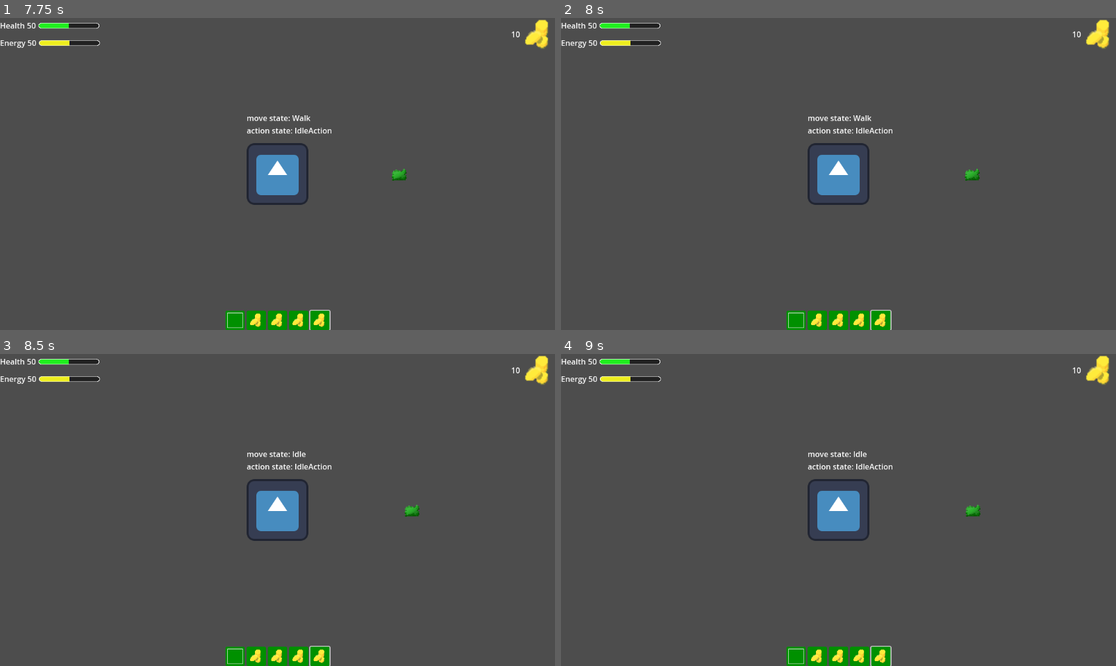
Above: before the commit, frames 1-4 (two rows, left to right).
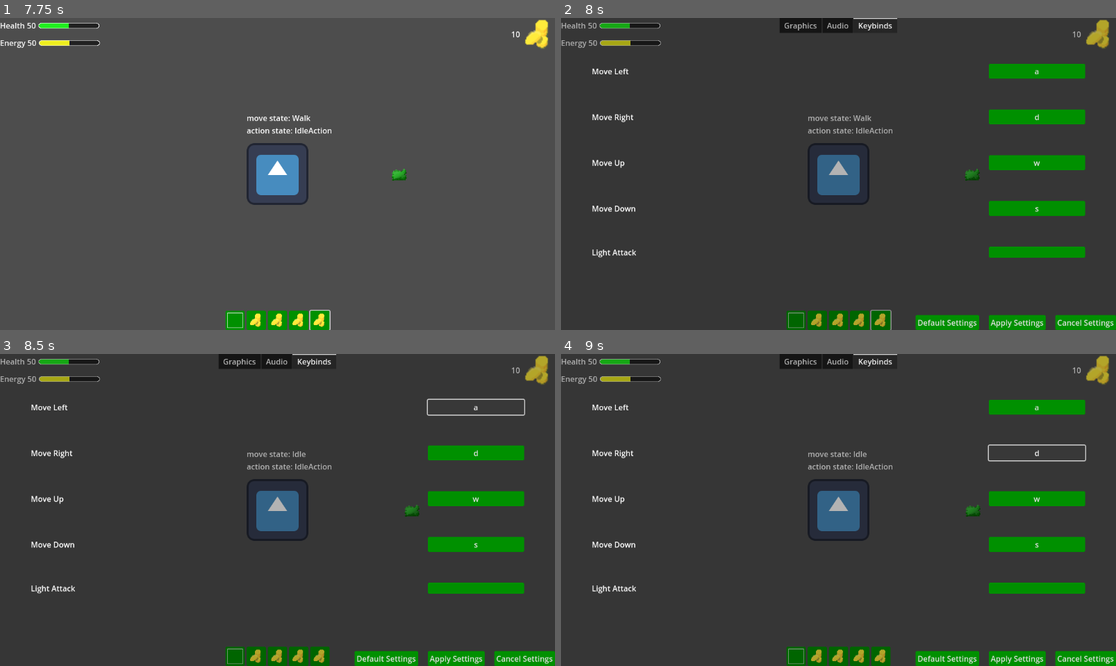
Above: after the commit, the same moments.

Repository: Cole-Miller-IT/template-game-for-future-projects
Game: Godot game, scene res://Scenes/Levels/World/world.tscn
Two runs of this game, one before a commit and one after it. Both use one fixed random seed, a clock stepped at 60 frames per second and the inputs below. This scene is started directly instead of the project's main scene. The engine's default icon, where the game draws it, is replaced by a stand-in: a white triangle on a blue panel in a dark square.
Inputs (mouse positions are in pixels of both pictures, inside the frame that each line leads up to):
- Up to frame 1 (7.75 s): click (233, 320) at 0.5 s; click (255, 320) at 1.25 s; click (277, 320) at 2 s; click (299, 320) at 2.75 s; click (321, 320) at 3.5 s; tap Enter at 4.25 s; move the mouse to (399, 158) at 4.27 s; hold D (right) 4.28-5.03 s; click (399, 158) at 4.35 s; move the mouse to (166, 189) at 5.02 s; hold S (down) 5.03-5.78 s; click (166, 189) at 5.1 s; move the mouse to (333, 105) at 5.77 s; hold D (right) 5.78-6.53 s; click (333, 105) at 5.85 s; move the mouse to (249, 236) at 6.52 s; hold W (up) 6.53-7.28 s; click (249, 236) at 6.6 s; move the mouse to (444, 220) at 7.27 s; hold A (left) from 7.28 s (still down); click (444, 220) at 7.35 s
- Up to frame 2 (8 s): keep holding A (left); tap Escape (settingsMenu, bound only after the commit) at 7.9 s
- Up to frame 3 (8.5 s): release A (left) at 8 s; click (477, 407) at 8 s, where only the run after the commit has a clickable "a"
- Up to frame 4 (9 s): click (1038, 453) at 8.75 s, where only the run after the commit has a clickable "d"

Frame 1 is identical in both runs. In frame 2, 10% of the frame differs, in the area x 0-100%, y 0-100%; in frame 3, 9.6%; in frame 4, 9.6%.

Commit message:
Added settings menu overlay to the main world

Diff:
--- a/Scenes/Levels/Settings/settings_menu.tscn
+++ b/Scenes/Levels/Settings/settings_menu.tscn
@@ -4,6 +4,11 @@
 
 [node name="SettingsMenu" type="CanvasLayer"]
 script = ExtResource("1_cqthj")
+
+[node name="OverlayDarken" type="ColorRect" parent="."]
+offset_right = 1152.0
+offset_bottom = 648.0
+color = Color(0, 0, 0, 0.298039)
 
 [node name="MarginContainer" type="MarginContainer" parent="."]
 offset_right = 1152.0
--- /dev/null
+++ b/Scenes/Levels/World/world.gd
@@ -0,0 +1,20 @@
+extends Node
+
+
+# Called when the node enters the scene tree for the first time.
+func _ready():
+	pass # Replace with function body.
+
+
+# Called every frame. 'delta' is the elapsed time since the previous frame.
+func _process(delta):
+	if Input.is_action_just_pressed("settingsMenu"):
+		if $SettingsMenu.visible == false:
+			#print("bring up settings menu")
+			#get_tree().paused = true
+			$SettingsMenu.visible = true
+
+		else:
+			#print("bring down settings menu")
+			#get_tree().paused = true
+			$SettingsMenu.visible = false
--- a/Scenes/Levels/World/world.tscn
+++ b/Scenes/Levels/World/world.tscn
@@ -1,10 +1,13 @@
-[gd_scene load_steps=4 format=3 uid="uid://khxgk4bj1cll"]
+[gd_scene load_steps=6 format=3 uid="uid://khxgk4bj1cll"]
 
 [ext_resource type="PackedScene" uid="uid://duer6vi3o38eh" path="res://Scenes/Player/player.tscn" id="1_dxqne"]
+[ext_resource type="Script" path="res://Scenes/Levels/World/world.gd" id="1_gljmv"]
 [ext_resource type="PackedScene" uid="uid://dwjprrq0b0rsb" path="res://Scenes/Enemies/enemy_base.tscn" id="2_fcku3"]
 [ext_resource type="PackedScene" uid="uid://dpuyqxjrgojdi" path="res://Scenes/UI/HUD/hud.tscn" id="3_yx6bm"]
+[ext_resource type="PackedScene" uid="uid://b4bgplbbny2rt" path="res://Scenes/Levels/Settings/settings_menu.tscn" id="5_busjj"]
 
 [node name="World" type="Node"]
+script = ExtResource("1_gljmv")
 
 [node name="Player" parent="." instance=ExtResource("1_dxqne")]
 
@@ -14,3 +17,6 @@
 [node name="UI" type="CanvasLayer" parent="."]
 
 [node name="HUD" parent="UI" instance=ExtResource("3_yx6bm")]
+
+[node name="SettingsMenu" parent="." instance=ExtResource("5_busjj")]
+visible = false
--- a/Scenes/Player/ActionStates/idle_action.gd
+++ b/Scenes/Player/ActionStates/idle_action.gd
@@ -2,6 +2,8 @@
 
 @export var light_attack_state: State
 @export var die_state: State
+
+signal settingsMenu
 
 func enter() -> void:
 	#parent.animations.play(animation_name)
@@ -15,6 +17,9 @@
 	if Input.is_action_just_pressed('lightAttack'):
 		return light_attack_state
 
+	if Input.is_action_just_pressed("settingsMenu"):
+		settingsMenu.emit()
+
 
 	return null
 
--- a/Scenes/Resources/Settings/keybinds.gd
+++ b/Scenes/Resources/Settings/keybinds.gd
@@ -19,7 +19,8 @@
 func applyStoredKeybinds():
 	#for all keybinds #make dict to hold them		 #####store the keybinds as events
 	#update input map
-	InputMap.action_erase_events("left")
-	var tempEvent = InputEventKey.new()
-	tempEvent.keycode = defaultMoveLeft #
-	InputMap.action_add_event("left", tempEvent)
+	#InputMap.action_erase_events("left")
+	#var tempEvent = InputEventKey.new()
+	#tempEvent.keycode = defaultMoveLeft #
+	#InputMap.action_add_event("left", tempEvent)
+	pass
--- a/Scenes/Resources/Settings/keybinds.tres
+++ b/Scenes/Resources/Settings/keybinds.tres
@@ -4,4 +4,4 @@
 
 [resource]
 script = ExtResource("1_821vt")
-defaultMoveLeft = "t"
+defaultMoveLeft = "a"
--- a/project.godot
+++ b/project.godot
@@ -42,6 +42,11 @@
 "events": [Object(InputEventMouseButton,"resource_local_to_scene":false,"resource_name":"","device":-1,"window_id":0,"a …(253 unchanged characters)…
 ]
 }
+settingsMenu={
+"deadzone": 0.5,
+"events": [Object(InputEventKey,"resource_local_to_scene":false,"resource_name":"","device":-1,"window_id":0,"alt_pressed":false,"shift_pressed":false,"ctrl_pressed":false,"meta_pressed":false,"pressed":false,"keycode":0,"physical_keycode":4194305,"key_label":0,"unicode":0,"location":0,"echo":false,"script":null)
+]
+}
 
 [layer_names]
 
